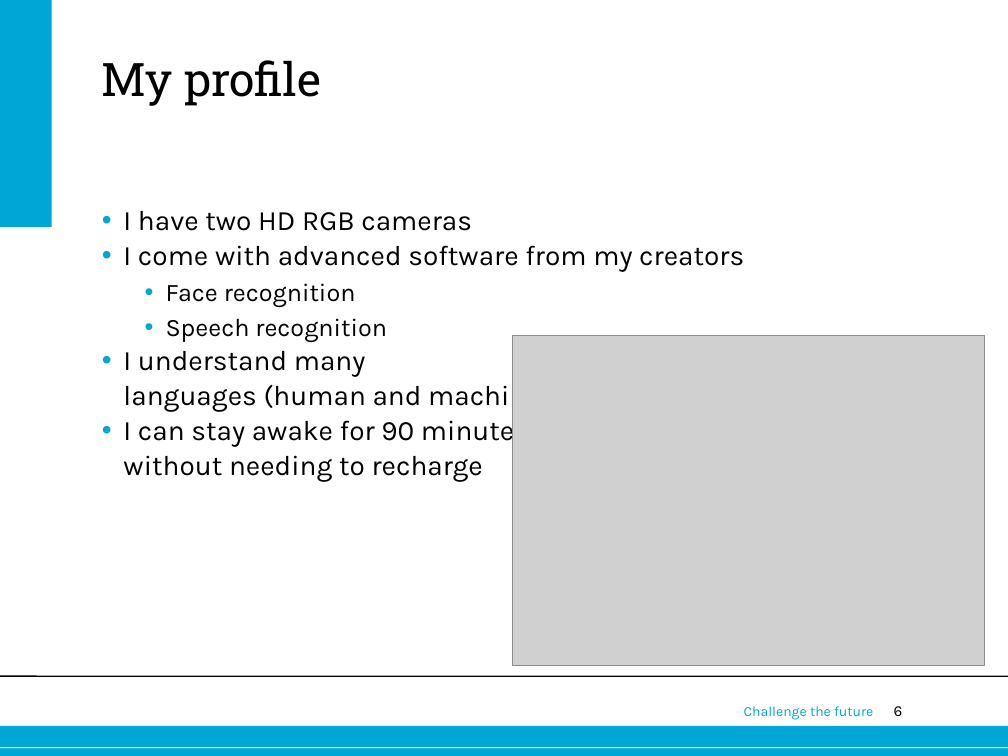
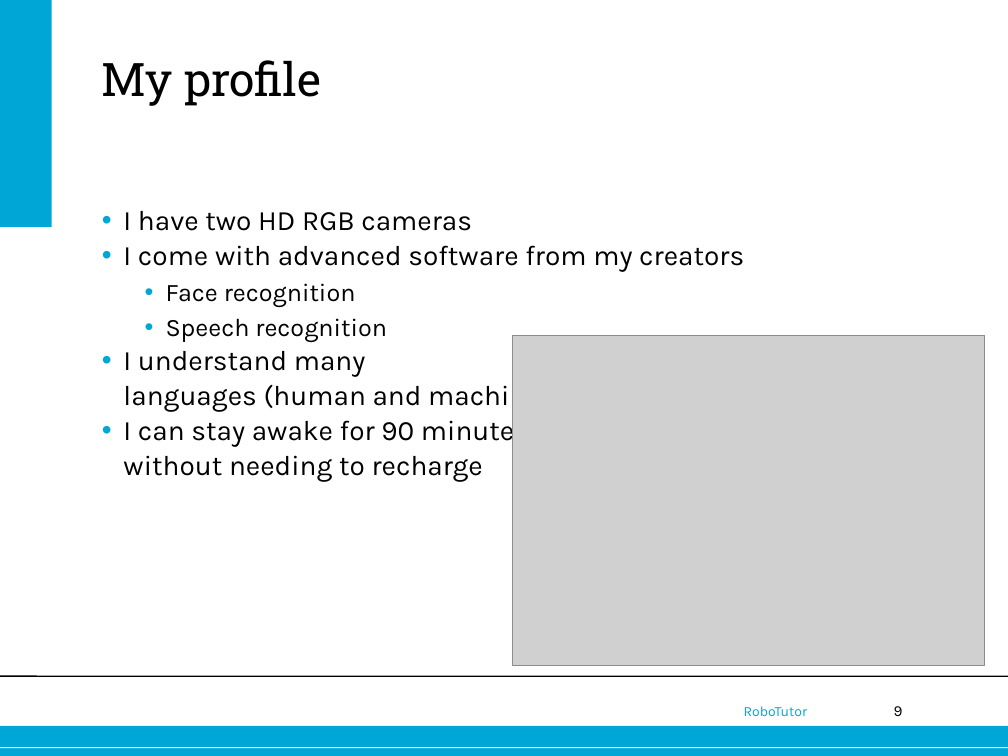
Before and after one commit to jettan/robotutor, a slide deck: slide 9 of Nao.ppt (slide 6 before the commit). Drawn at 1008x756 pixels with LibreOffice and Linux fonts; fonts in the diff are those of the drawing; grey boxes stand for pictures; background and template pictures are left out. Boxes give left, top, right and bottom in pixels: in the first picture for what was removed or moved away, otherwise in the second. Text is boxed around its words. In the diff, an @@ line names an element or a change of style, - is before the commit and + after.

```diff
--- a/Nao.ppt
+++ b/Nao.ppt
@@ text at bbox=[744, 706, 807, 716]: text changed @@
-Challenge the future
+RoboTutor
@@ page number at bbox=[894, 706, 903, 716]: text changed @@
-6
+9
```
Also in this commit, not shown: 4 other slides changed, 5 slides added, 2 slides removed, 3 other files.
